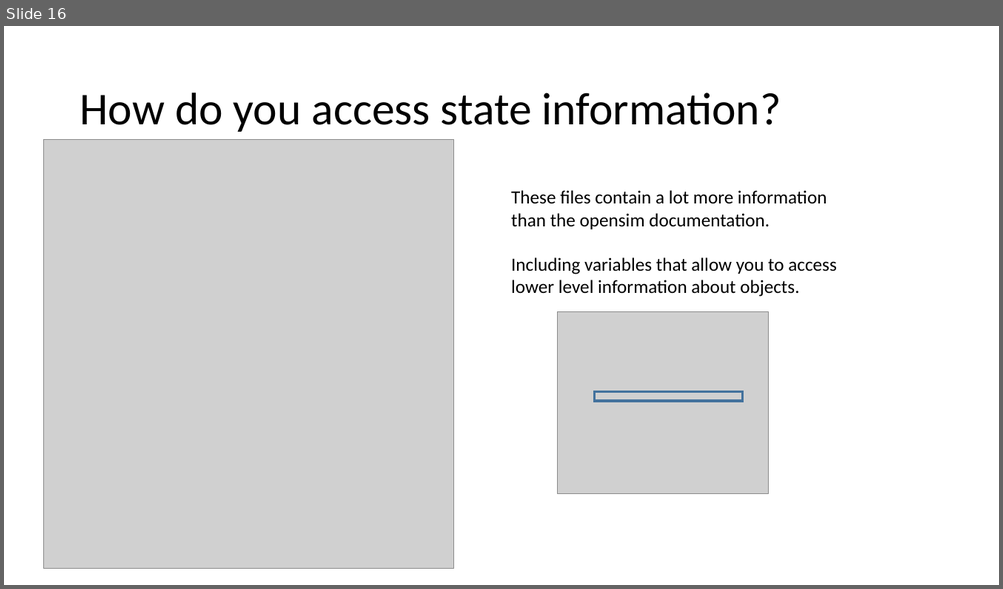
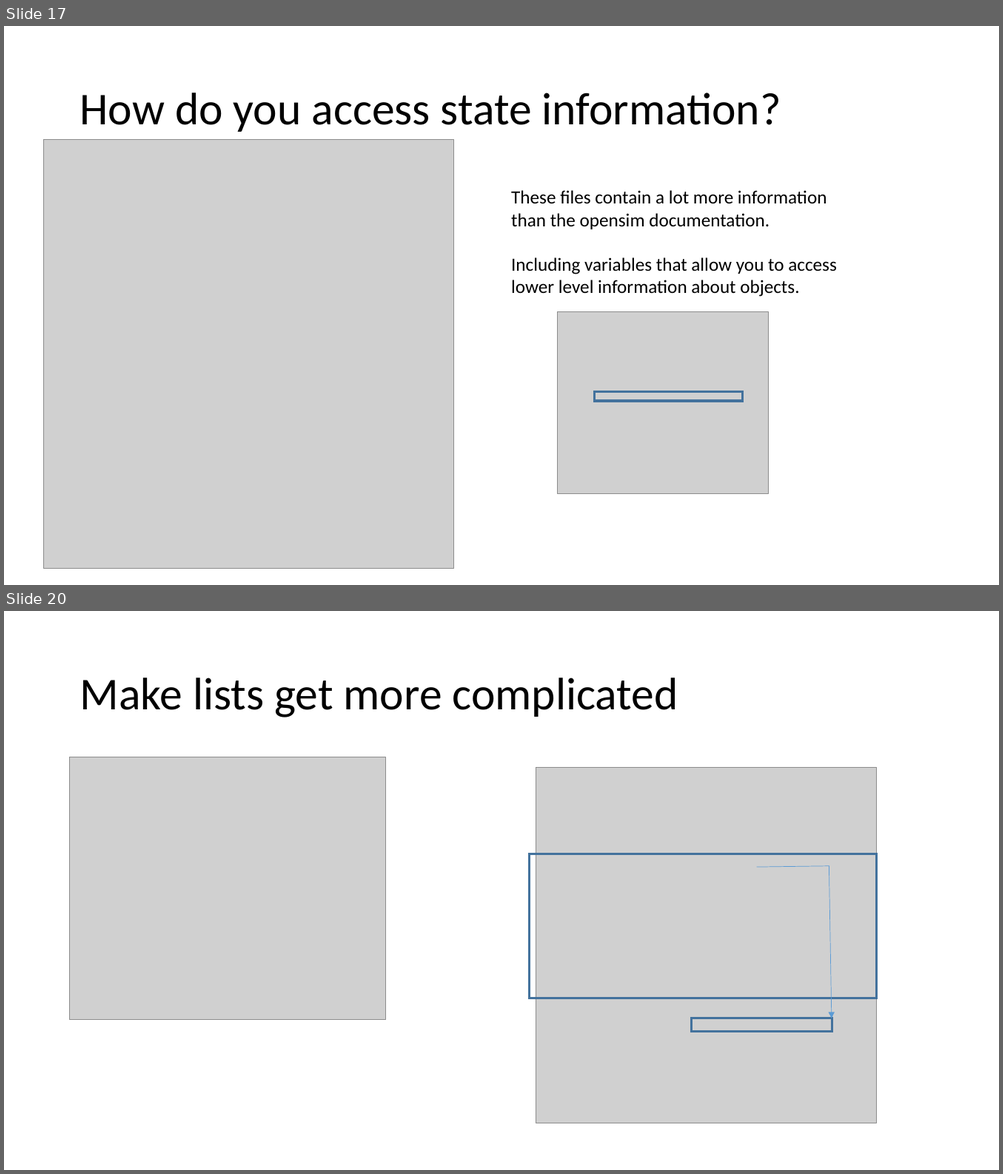
Before and after one commit to v9joshi/Moco-custom-goal, a slide deck: Tutorial.pptx. Shown one above the other, each under a label of ours: slide 16 before the commit, slides 17 and 20 after it; the slides between them are not shown. The pictures are 1003x589 and 1003x1174 pixels, drawn with LibreOffice and Linux fonts; fonts in the diff are those of the drawing; grey boxes stand for pictures. Boxes give left, top, right and bottom in pixels: in the first picture for what was removed or moved away, otherwise in the second. Text is boxed around its words. In the diff, an @@ line names an element or a change of style, - is before the commit and + after.

```diff
--- a/Tutorial.pptx
+++ b/Tutorial.pptx
@@ slide 20 added at <box>4,611,999,1170</box>, background #FFFFFF @@
@@ title added at <box>79,678,678,718</box>, 44 pt, text #000000 @@
+Make lists get more complicated
@@ picture added at <box>70,758,385,1021</box> @@
@@ picture added at <box>536,768,877,1124</box> @@
@@ rectangle added at <box>529,854,876,999</box>, outline #43739E 2.25 pt @@
@@ line added from (757, 867) to (829, 866), #5B9BD5 0.5 pt @@
@@ arrow added from (829, 866) to (831, 1019), #5B9BD5 0.5 pt @@
@@ rectangle added at <box>691,1019,831,1032</box>, outline #43739E 2.25 pt @@
@@ what was slide 16 is now slide 17 @@
```
Also in this commit, not shown: 2 slides changed, 5 other slides added, 8 other files.
